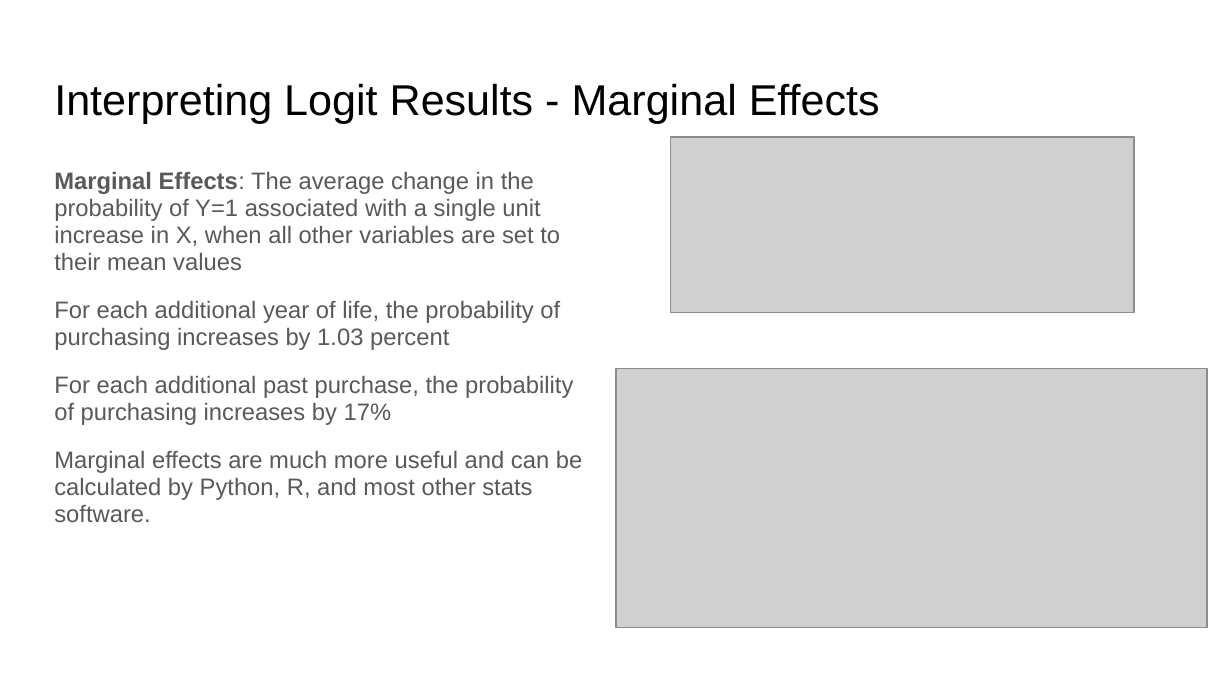
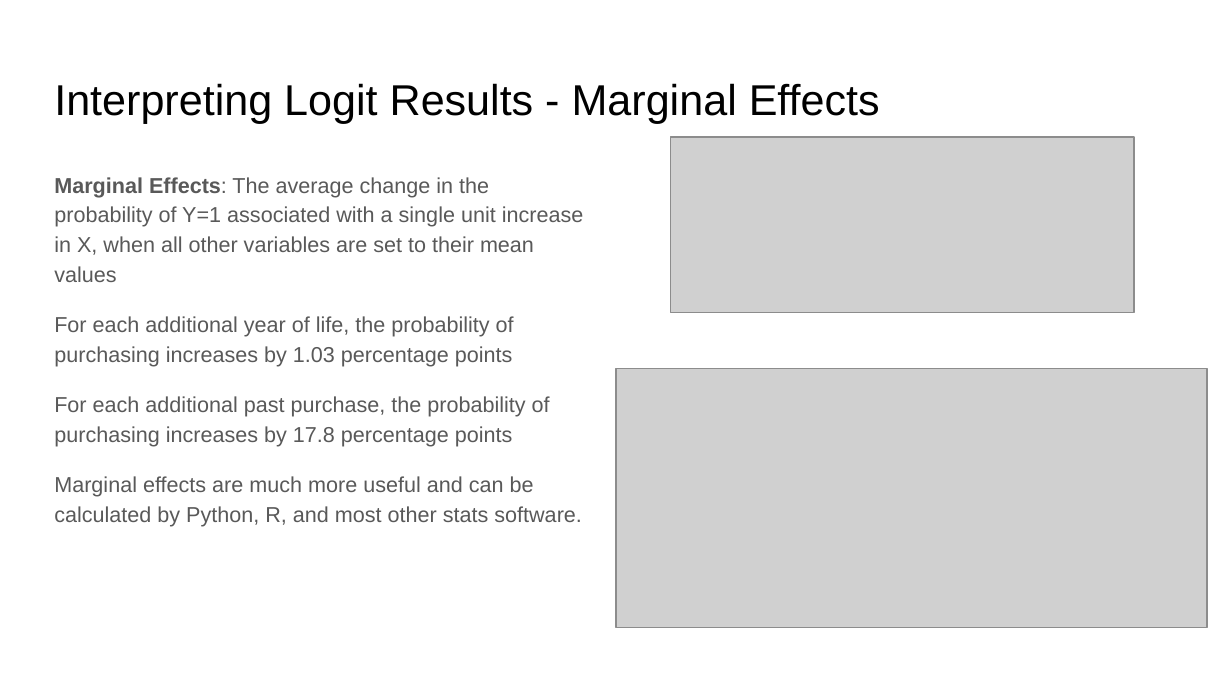
Before and after one commit to rjwrobel86/Python4Statistics, a slide deck: slide 12 of Stuff For Class/Slides/Logistic Regression.pptx. Drawn at 1232x693 pixels with LibreOffice and Linux fonts; fonts in the diff are those of the drawing; grey boxes stand for pictures. Boxes give left, top, right and bottom in pixels: in the first picture for what was removed or moved away, otherwise in the second. Text is boxed around its words. In the diff, an @@ line names an element or a change of style, - is before the commit and + after.

```diff
--- a/Stuff For Class/Slides/Logistic Regression.pptx
+++ b/Stuff For Class/Slides/Logistic Regression.pptx
@@ text at (x1=54, y1=177, x2=584, y2=527): size 13.9 to 12.6 pt in "Marginal Effects: The average change in the ...", "Marginal effects are much more useful and ..."; line spacing 0.95 to 1.15 @@
@@ text at (x1=54, y1=316, x2=550, y2=447): text changed; size 13.9 to 12.6 pt @@
-For each additional year of life, the probability of purchasing increases by 1.03 percent
-For each additional past purchase, the probability of purchasing increases by 17%
+For each additional year of life, the probability of purchasing increases by 1.03 percentage points
+For each additional past purchase, the probability of purchasing increases by 17.8 percentage points
```
Also in this commit, not shown: 3 other slides changed, 4 slides added, 21 other files.
